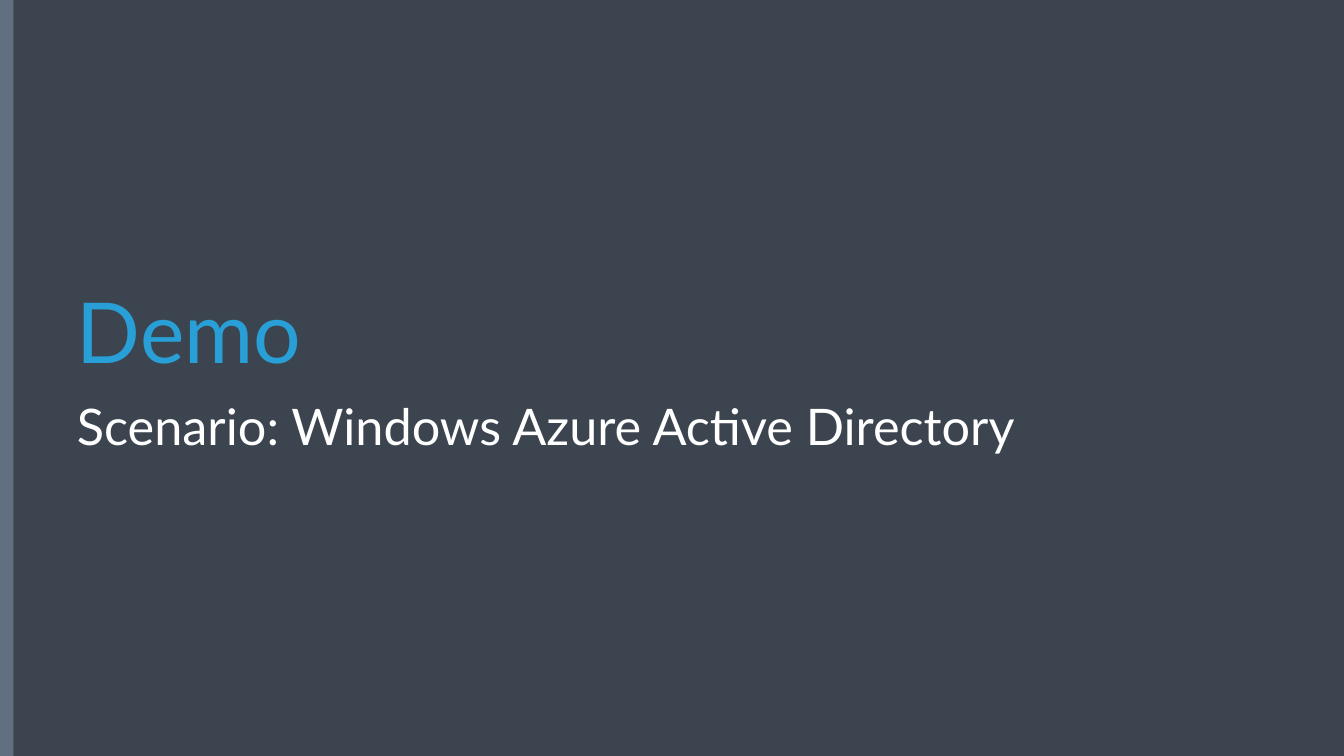
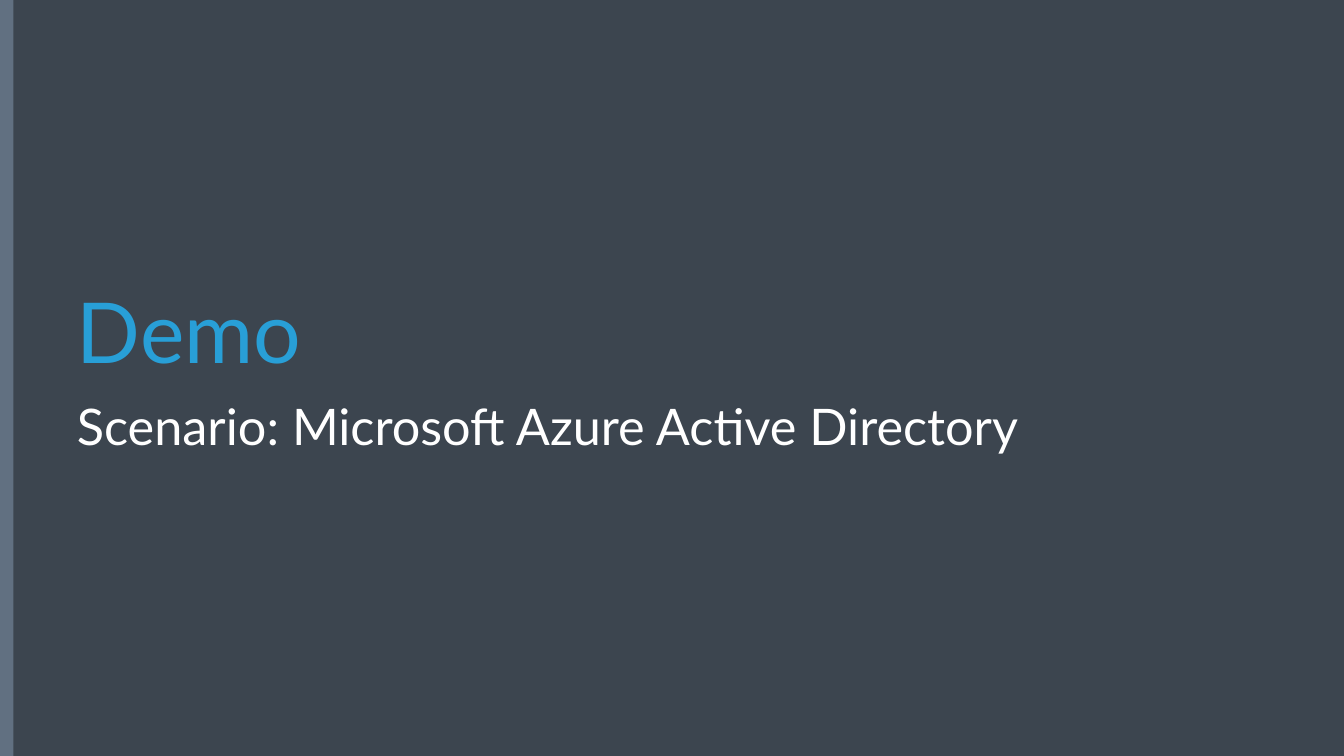
Before and after one commit to Microsoft-Web/DECK-ASPNET-in-Production, a slide deck: slide 29 of 6-ASPNET-in-Production.pptx. Drawn at 1344x756 pixels with LibreOffice and Linux fonts; fonts in the diff are those of the drawing; background and template pictures are left out. Boxes give left, top, right and bottom in pixels: in the first picture for what was removed or moved away, otherwise in the second. Text is boxed around its words. In the diff, an @@ line names an element or a change of style, - is before the commit and + after.

Commit message:
Changed Windows Azure to Microsoft Azure

```diff
--- a/6-ASPNET-in-Production.pptx
+++ b/6-ASPNET-in-Production.pptx
@@ subtitle at [77, 408, 1018, 454]: text changed @@
-Scenario: Windows Azure Active Directory
+Scenario: Microsoft Azure Active Directory
```
Also in this commit, not shown: 3 other slides changed.
